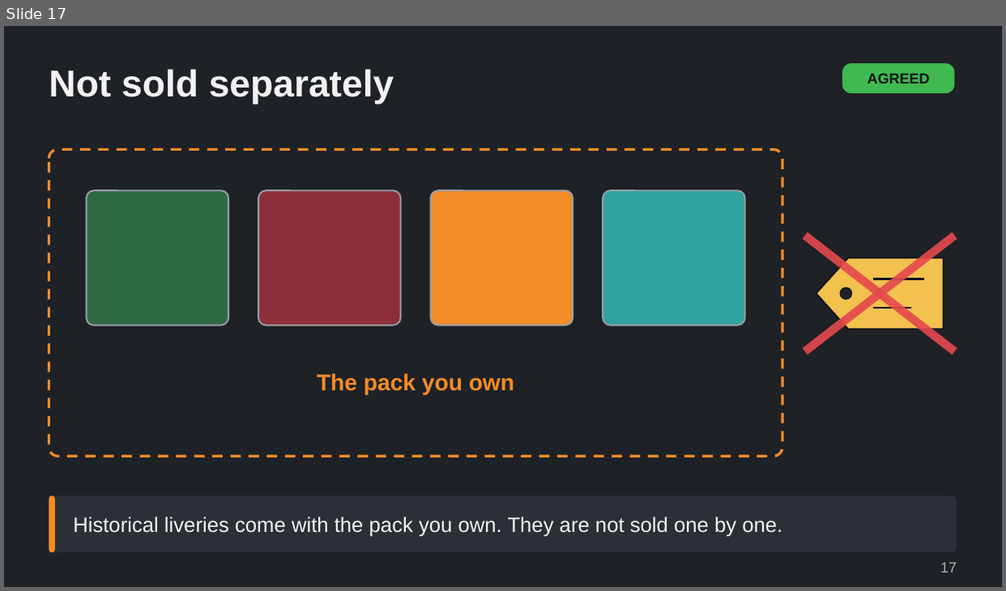
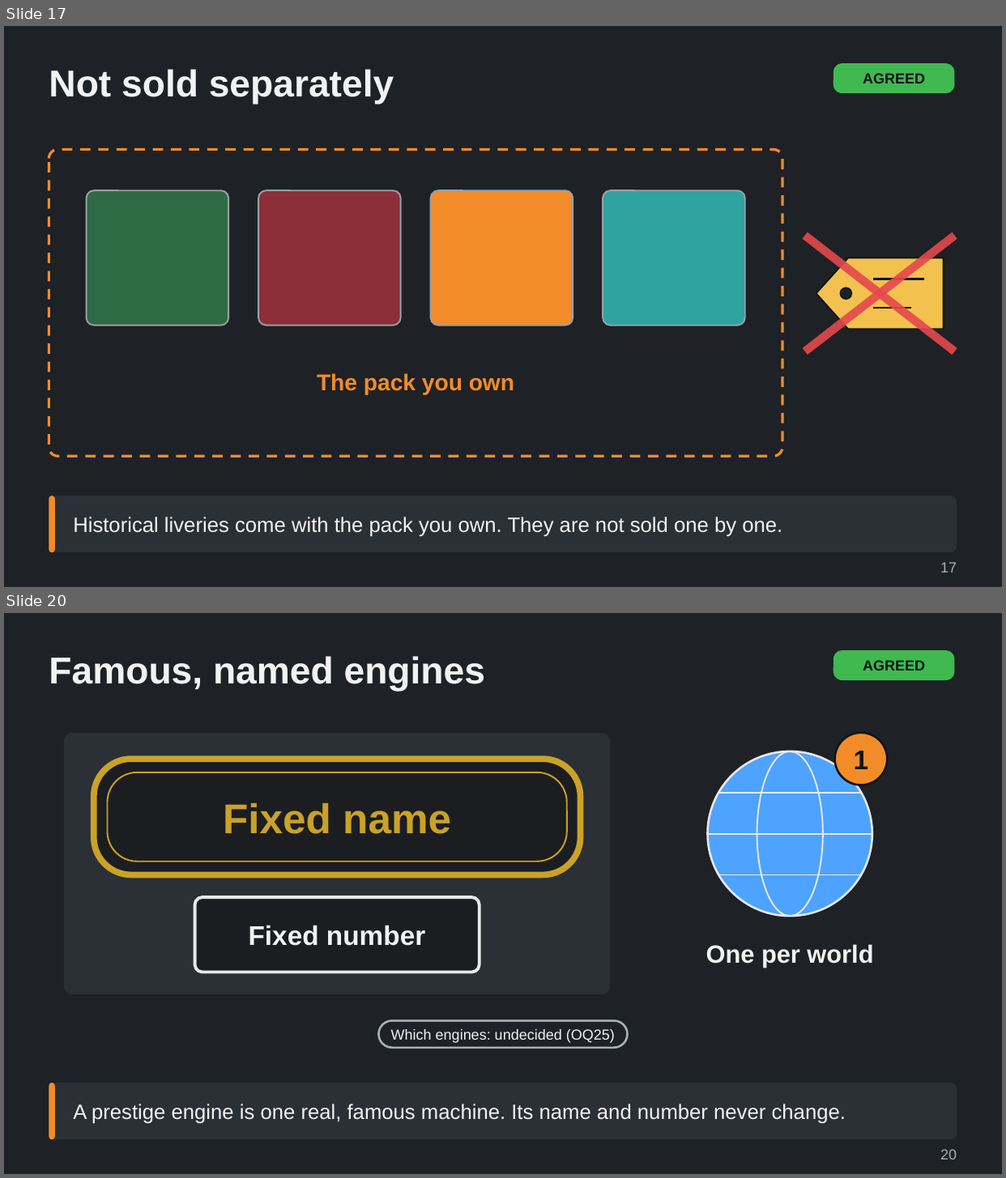
Before and after one commit to Tarenkookoo/Satisfactory---Early-Locomotion, a slide deck: Reporting/Claude Presents/Deck8_AfterLaunch_LateSteam/After_Launch_Late_Steam_Driving_and_Prestige_Explained.pptx. Shown one above the other, each under a label of ours: slide 17 before the commit, slides 17 and 20 after it; the slides between them are not shown. The pictures are 1006x591 and 1006x1178 pixels, drawn with LibreOffice and Linux fonts; fonts in the diff are those of the drawing. Boxes give left, top, right and bottom in pixels: in the first picture for what was removed or moved away, otherwise in the second. Text is boxed around its words. In the diff, an @@ line names an element or a change of style, - is before the commit and + after.

```diff
--- a/Reporting/Claude Presents/Deck8_AfterLaunch_LateSteam/After_Launch_Late_Steam_Driving_and_Prestige_Explained.pptx
+++ b/Reporting/Claude Presents/Deck8_AfterLaunch_LateSteam/After_Launch_Late_Steam_Driving_and_Prestige_Explained.pptx
@@ slide 20 added at [4, 613, 1002, 1174], background #1E2126 @@
@@ title added at [49, 656, 485, 692], 36 pt, text #F2F2F2, bold @@
+Famous, named engines
@@ rounded rectangle added at [833, 650, 955, 680], fill #3FB950, 14 pt, text #101418, bold @@
+AGREED
@@ group added at [64, 733, 888, 995]: 4 rounded rectangles, 4 texts, 3 ellipses, 3 lines @@
+Fixed name
+Fixed number
+1
+One per world
@@ rounded rectangle added at [378, 1021, 627, 1048], outline #A9B0B8 2 pt, 14 pt, text #F2F2F2 @@
+Which engines: undecided (OQ25)
@@ rounded rectangle added at [49, 1083, 957, 1140], fill #2B2F36, 20 pt, text #F2F2F2 @@
+A prestige engine is one real, famous machine. Its name and number never change.
@@ rounded rectangle added at [49, 1083, 55, 1140], fill #F28C28 @@
@@ text added at [940, 1149, 957, 1160], 14 pt, text #A9B0B8 @@
+20
@@ slide 17 changed as well @@
@@ rounded rectangle "AGREED": place and size @@
-rounded rectangle "AGREED" at [842, 63, 955, 93]
+rounded rectangle "AGREED" at [833, 63, 955, 93]
```
Also in this commit, not shown: 14 other slides changed, 7 other slides added, 6 other files.
